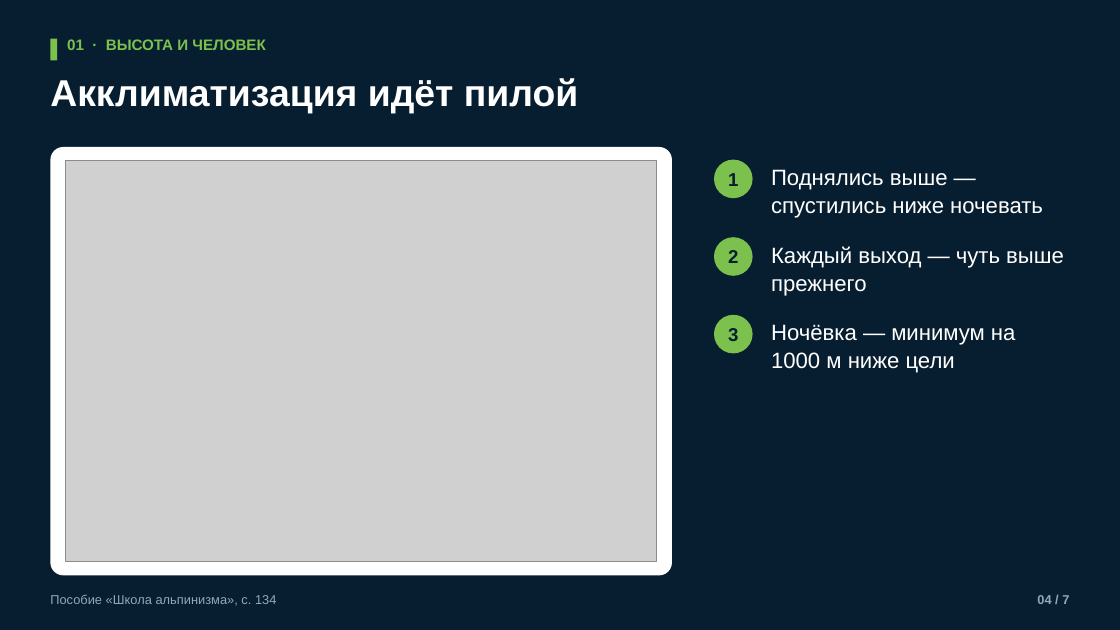
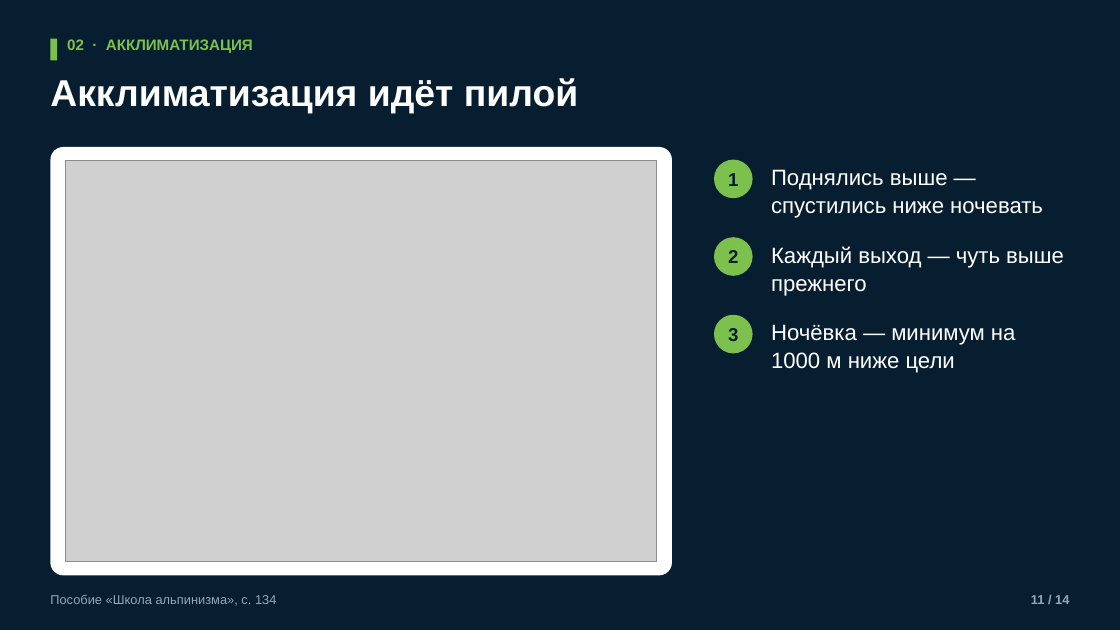
Before and after one commit to kirill54/far-education, a slide deck: slide 11 of presentations/lessons/M05-1_vysota-i-akklimatizaciya.pptx (slide 4 before the commit). Drawn at 1120x630 pixels with LibreOffice and Linux fonts; fonts in the diff are those of the drawing; grey boxes stand for pictures. Boxes give left, top, right and bottom in pixels: in the first picture for what was removed or moved away, otherwise in the second. Text is boxed around its words. In the diff, an @@ line names an element or a change of style, - is before the commit and + after.

```diff
--- a/presentations/lessons/M05-1_vysota-i-akklimatizaciya.pptx
+++ b/presentations/lessons/M05-1_vysota-i-akklimatizaciya.pptx
@@ text at bbox=[67, 39, 253, 53]: text changed @@
-01 · ВЫСОТА И ЧЕЛОВЕК
+02 · АККЛИМАТИЗАЦИЯ
@@ text at bbox=[1031, 595, 1069, 604]: text changed @@
-04 / 7
+11 / 14
```
Also in this commit, not shown: 5 other slides changed, 8 slides added, 1 slide removed, 21 other files.
